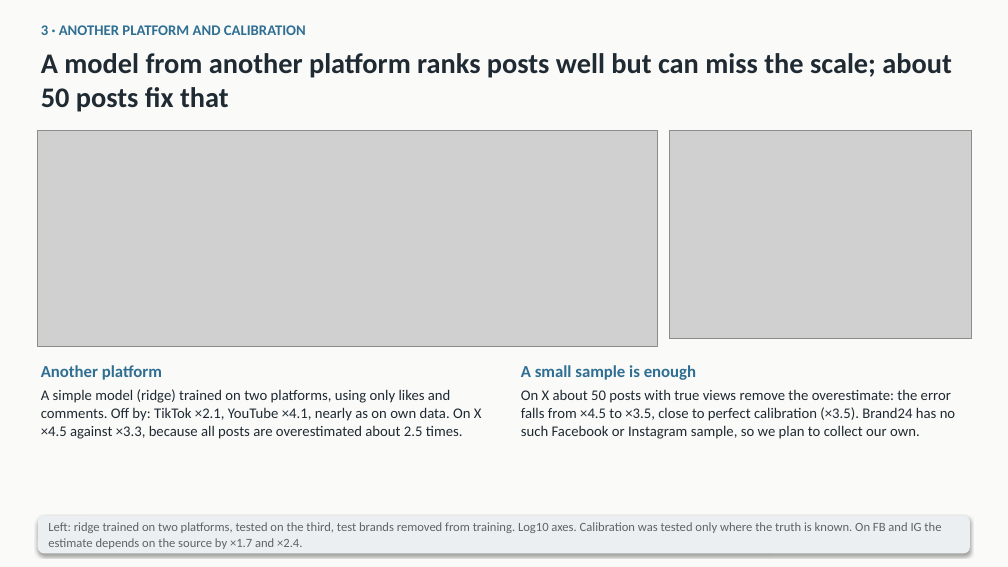
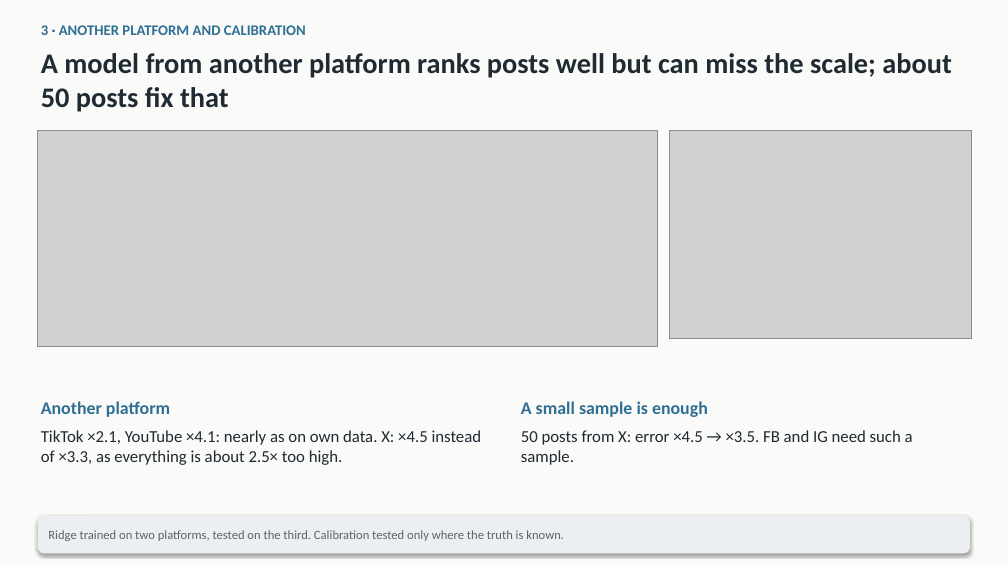
Before and after one commit to mikolaj-olesinski/Digital-Media-Analysis-PWR, a slide deck: slide 3 of pitchdeck/class_en.pptx. Drawn at 1008x567 pixels with LibreOffice and Linux fonts; fonts in the diff are those of the drawing; grey boxes stand for pictures. Boxes give left, top, right and bottom in pixels: in the first picture for what was removed or moved away, otherwise in the second. Text is boxed around its words. In the diff, an @@ line names an element or a change of style, - is before the commit and + after.

```diff
--- a/pitchdeck/class_en.pptx
+++ b/pitchdeck/class_en.pptx
@@ text "Another platform": place and size @@
-text "Another platform" at box(41, 365, 162, 380)
+text "Another platform" at box(41, 401, 170, 417)
@@ text "Another platform" at box(41, 401, 170, 417): size 16 to 17 pt @@
@@ text "A small sample is enough": place and size @@
-text "A small sample is enough" at box(521, 365, 696, 380)
+text "A small sample is enough" at box(521, 401, 708, 417)
@@ text "A small sample is enough" at box(521, 401, 708, 417): size 16 to 17 pt @@
@@ text at box(41, 430, 482, 465): text changed; size 14 to 16 pt @@
-A simple model (ridge) trained on two platforms, using only likes and comments. Off by: TikTok ×2.1, YouTube ×4.1, nearly as on own data. On X ×4.5 against ×3.3, because all posts are overestimated about 2.5 times.
+TikTok ×2.1, YouTube ×4.1: nearly as on own data. X: ×4.5 instead of ×3.3, as everything is about 2.5× too high.
@@ text at box(521, 430, 913, 465): text changed; size 14 to 16 pt @@
-On X about 50 posts with true views remove the overestimate: the error falls from ×4.5 to ×3.5, close to perfect calibration (×3.5). Brand24 has no such Facebook or Instagram sample, so we plan to collect our own.
+50 posts from X: error ×4.5 → ×3.5. FB and IG need such a sample.
@@ text at box(48, 530, 564, 541): text changed @@
-Left: ridge trained on two platforms, tested on the third, test brands removed from training. Log10 axes. Calibration was tested only where the truth is known. On FB and IG the estimate depends on the source by ×1.7 and ×2.4.
+Ridge trained on two platforms, tested on the third. Calibration tested only where the truth is known.
```
Also in this commit, not shown: 4 other slides changed, 4 other files.
